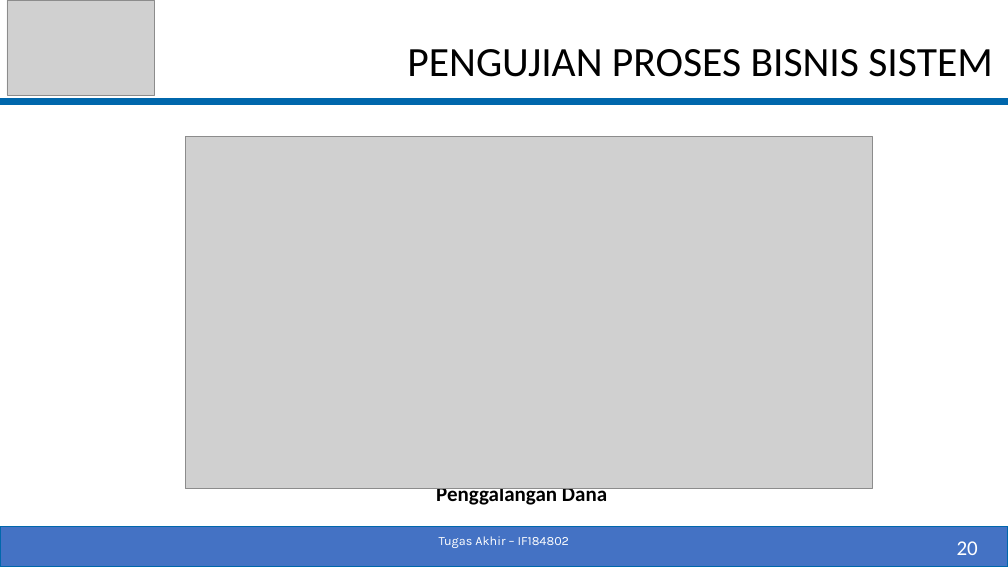
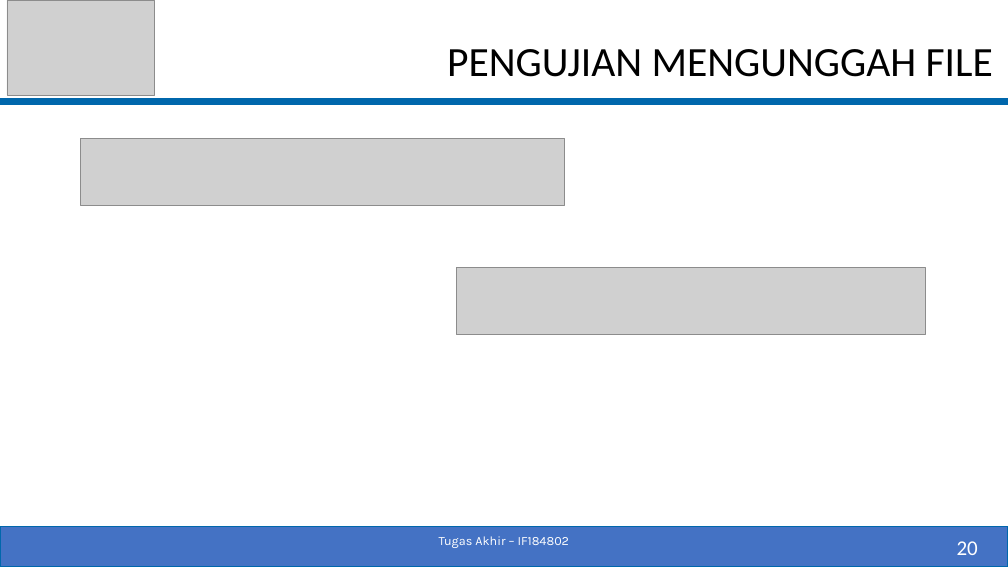
Before and after one commit to fajrisalam/Tugas-Akhir, a slide deck: slide 20 of PPT_SIDANG.pptx. Drawn at 1008x567 pixels with LibreOffice and Linux fonts; fonts in the diff are those of the drawing; grey boxes stand for pictures. Boxes give left, top, right and bottom in pixels: in the first picture for what was removed or moved away, otherwise in the second. Text is boxed around its words. In the diff, an @@ line names an element or a change of style, - is before the commit and + after.

```diff
--- a/PPT_SIDANG.pptx
+++ b/PPT_SIDANG.pptx
@@ title at box(447, 49, 993, 77): text changed @@
-PENGUJIAN PROSES BISNIS SISTEM
+PENGUJIAN MENGUNGGAH FILE
@@ picture added at box(81, 138, 565, 206) @@
@@ picture removed at box(185, 137, 873, 489) @@
@@ picture added at box(457, 268, 925, 335) @@
@@ text removed at box(436, 488, 607, 508) @@
-Penggalangan Dana
```
Also in this commit, not shown: 14 other slides changed, 5 slides added, 5 slides removed, 1 other file.
